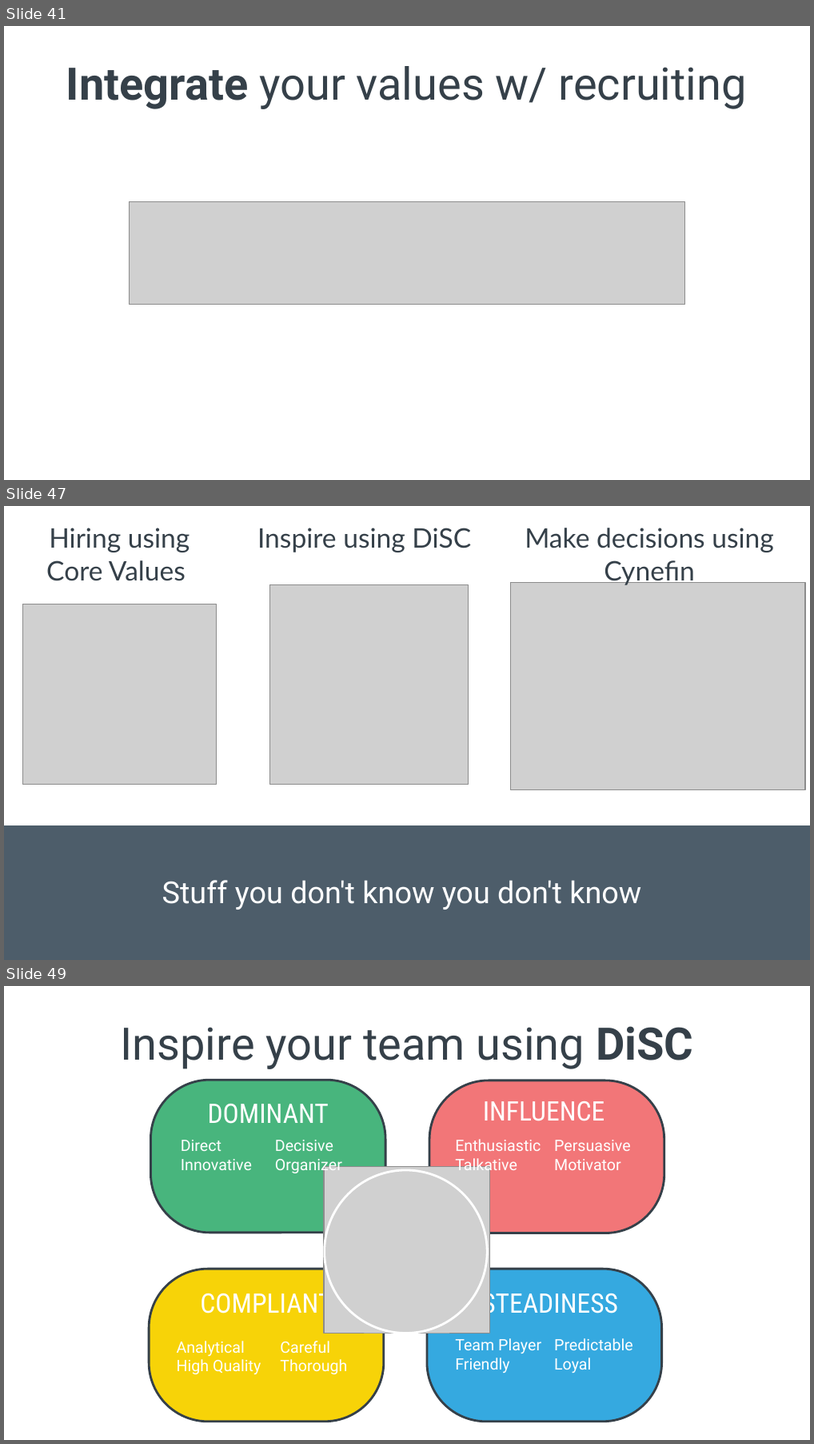
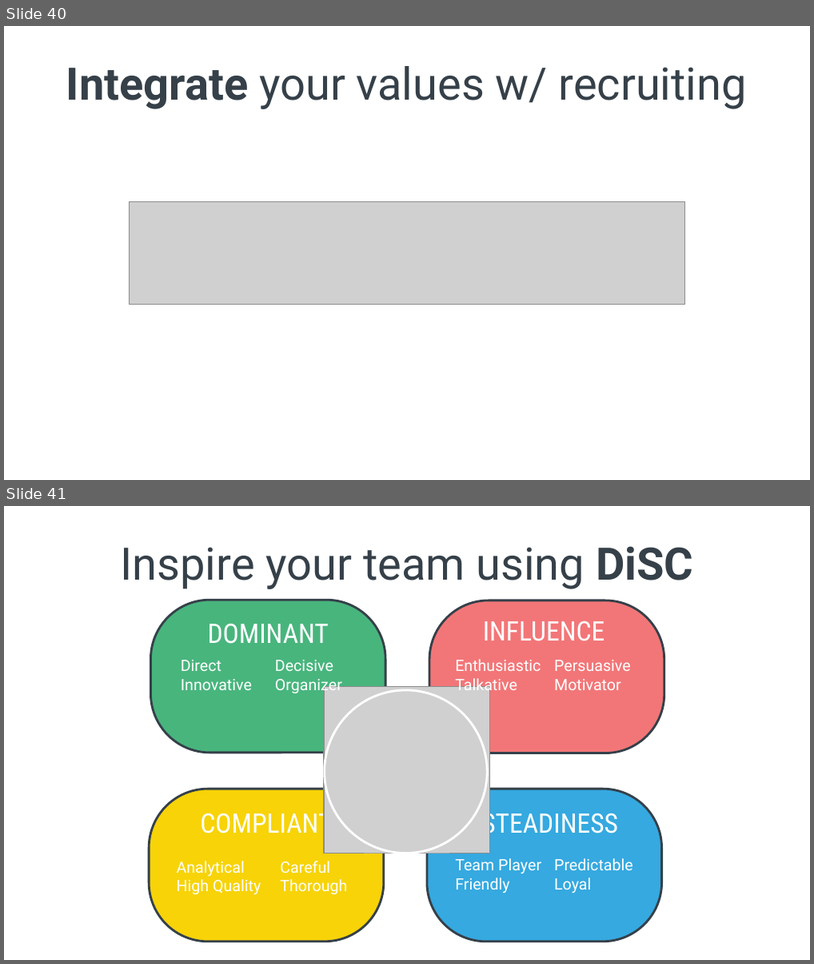
Before and after one commit to spetryjohnson/Talk---Hiring--Firing--and-Inspiring, a slide deck: Hiring, Firing, and Inspiring.pptx. Shown one above the other, each under a label of ours: slides 41, 47 and 49 before the commit, slides 40 and 41 after it; the slides between them are not shown. The pictures are 814x1444 and 814x964 pixels, drawn with LibreOffice and Linux fonts; fonts in the diff are those of the drawing; grey boxes stand for pictures. Boxes give left, top, right and bottom in pixels: in the first picture for what was removed or moved away, otherwise in the second. Text is boxed around its words. In the diff, an @@ line names an element or a change of style, - is before the commit and + after.

```diff
--- a/Hiring, Firing, and Inspiring.pptx
+++ b/Hiring, Firing, and Inspiring.pptx
@@ slide 47 removed at bbox=[4, 506, 810, 960], background #FFFFFF @@
@@ text removed at bbox=[46, 528, 190, 581] @@
-Hiring using Core Values
@@ text removed at bbox=[258, 528, 471, 552] @@
-Inspire using DiSC
@@ text removed at bbox=[525, 528, 774, 585] @@
-Make decisions using Cynefin
@@ picture removed at bbox=[270, 585, 469, 784] @@
@@ picture removed at bbox=[511, 582, 806, 789] @@
@@ picture removed at bbox=[22, 604, 217, 784] @@
@@ rectangle removed at bbox=[4, 825, 810, 959] @@
@@ text removed at bbox=[162, 880, 642, 909] @@
-Stuff you don't know you don't know
@@ what was slide 41 is now slide 40 @@
@@ what was slide 49 is now slide 41 @@
```
Also in this commit, not shown: 6 slides changed, 2 slides added, 9 other slides removed, 1 other file.
